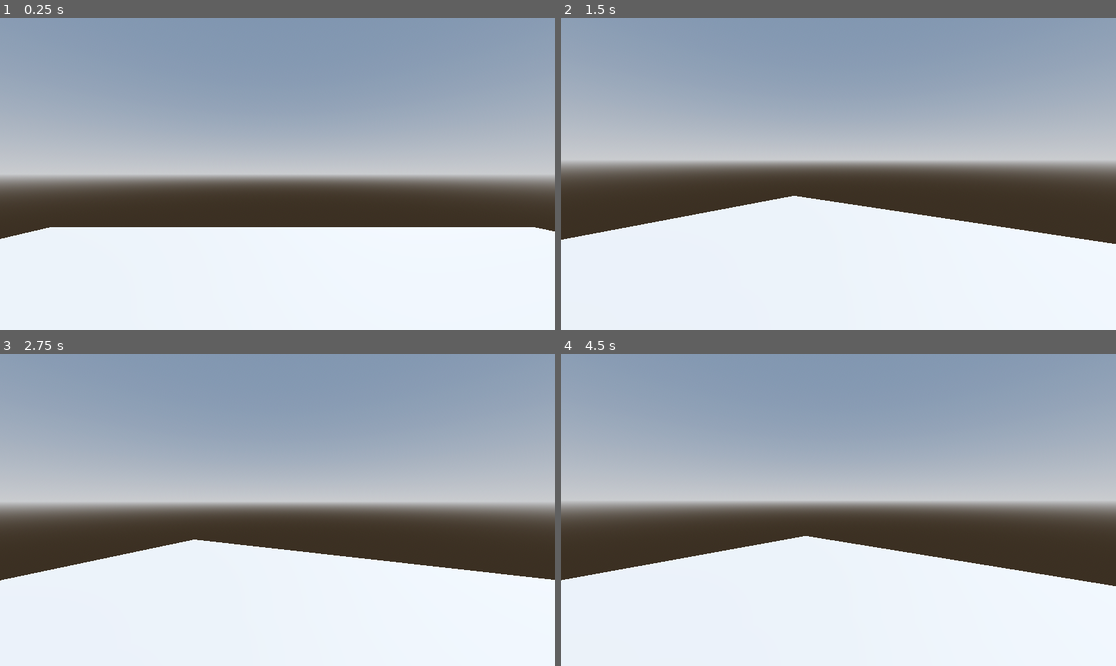
Above: before the commit, frames 1-4 (two rows, left to right).
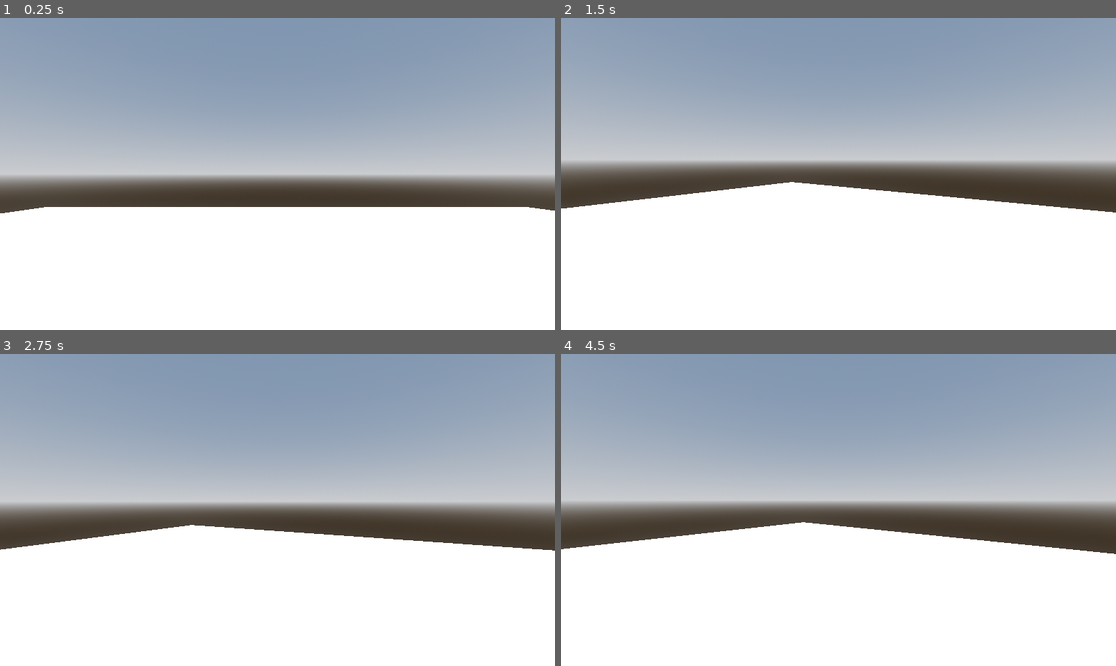
Above: after the commit, the same moments.

Repository: MitchZas/NikkiMitchHorrorGame
Game: Godot game, scene res://node_3d.tscn
Two runs of this game, one before a commit and one after it. Both use one fixed random seed, a clock stepped at 60 frames per second and the inputs below.
Inputs (mouse positions are in pixels of both pictures, inside the frame that each line leads up to):
- Up to frame 1 (0.25 s): no input
- Up to frame 2 (1.5 s): tap Enter (ui_accept) at 0.5, 0.77, 1.25 s; move the mouse to (960, 158) at 0.52 s; hold Right (ui_right) 0.53-1.28 s; tap ` (freefly) at 0.6 s; click (960, 158) at 0.67 s; move the mouse to (810, 174) at 1.27 s; hold Up (ui_up) from 1.28 s (still down); tap Shift (sprint) at 1.35 s
- Up to frame 3 (2.75 s): keep holding Up (ui_up); tap Enter (ui_accept) at 1.52, 2 s; move the mouse to (288, 503) at 2.02 s; tap ` (freefly) at 2.1 s
- Up to frame 4 (4.5 s): keep holding Up (ui_up); tap Enter (ui_accept) at 2.75, 3.02, 3.5, 3.77, 4.25 s; move the mouse to (832, 516) at 2.77 s; tap Shift (sprint) at 2.85, 4.35 s; click (832, 516) at 2.92 s; move the mouse to (877, 513) at 3.52 s; tap ` (freefly) at 3.6 s; move the mouse to (794, 506) at 4.27 s

The runs differ from the first frame. In frame 1, 6.5% of the frame differs, in the area x 0-100%, y 60-71%; in frame 2, 7.2%; in frame 3, 7.1%; in frame 4, 7.3%, in the area x 0-100%, y 53-75%.

Commit message:
Changed the floor color

Diff:
--- a/nikki-mitch-horror-game/node_3d.tscn
+++ b/nikki-mitch-horror-game/node_3d.tscn
@@ -15,6 +15,9 @@
 tonemap_mode = 2
 glow_enabled = true
 
+[sub_resource type="StandardMaterial3D" id="StandardMaterial3D_a202f"]
+albedo_color = Color(0.7395452, 0.84849, 0.97238153, 1)
+
 [node name="Main" type="Node3D" unique_id=816037966]
 
 [node name="WorldEnvironment" type="WorldEnvironment" parent="." unique_id=1282449134]
@@ -25,9 +28,10 @@
 shadow_enabled = true
 
 [node name="Floor" type="CSGBox3D" parent="." unique_id=2132296241]
-transform = Transform3D(3.4800003, 0, 0, 0, 1, 0, 0, 0, 5.6160007, 0.4720459, -0.0798828, 0.8023071)
+transform = Transform3D(5.5680003, 0, 0, 0, 1, 0, 0, 0, 8.648642, 0.4720459, -0.0798828, 0.8023071)
 use_collision = true
 size = Vector3(4.442, 0.4, 2.605)
+material = SubResource("StandardMaterial3D_a202f")
 
 [node name="ProtoController" parent="." unique_id=807370710 instance=ExtResource("1_a202f")]
 input_left = "move_left"
